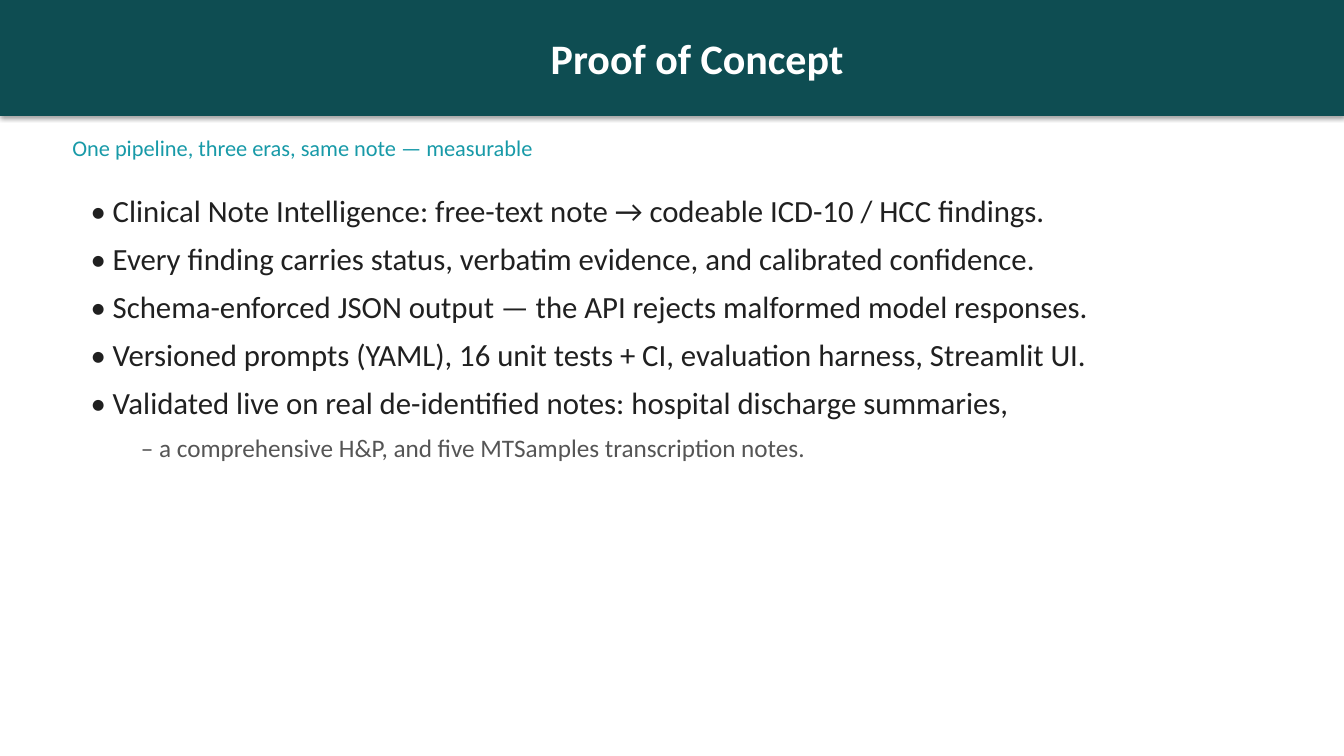
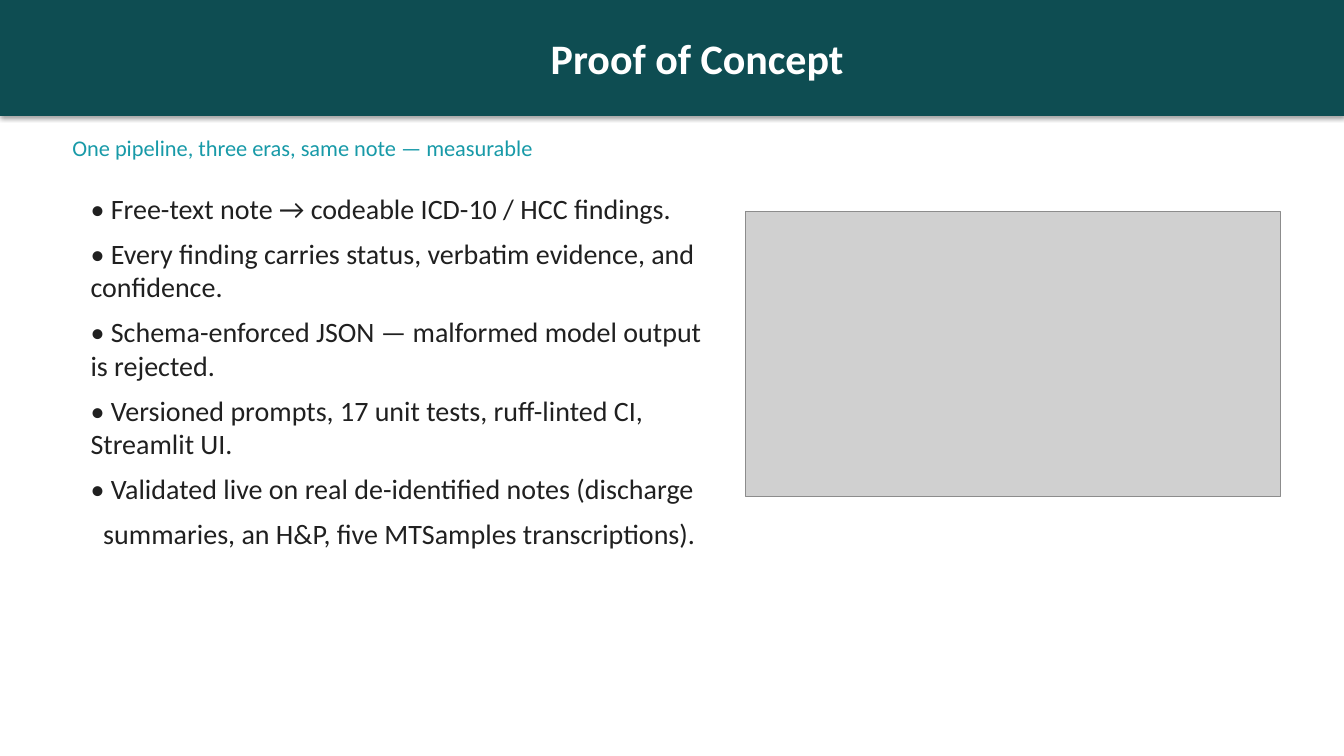
Before and after one commit to akhilg-9/cotiviti-cni-assessment, a slide deck: slide 4 of deliverables/slides.pptx. Drawn at 1344x756 pixels with LibreOffice and Linux fonts; fonts in the diff are those of the drawing; grey boxes stand for pictures. Boxes give left, top, right and bottom in pixels: in the first picture for what was removed or moved away, otherwise in the second. Text is boxed around its words. In the diff, an @@ line names an element or a change of style, - is before the commit and + after.

```diff
--- a/deliverables/slides.pptx
+++ b/deliverables/slides.pptx
@@ text at [91, 199, 701, 549]: text changed; size 22 to 20 pt @@
-• Clinical Note Intelligence: free-text note → codeable ICD-10 / HCC findings.
-• Every finding carries status, verbatim evidence, and calibrated confidence.
-• Schema-enforced JSON output — the API rejects malformed model responses.
-• Versioned prompts (YAML), 16 unit tests + CI, evaluation harness, Streamlit UI.
-• Validated live on real de-identified notes: hospital discharge summaries,
-  – a comprehensive H&P, and five MTSamples transcription notes.
+• Free-text note → codeable ICD-10 / HCC findings.
+• Every finding carries status, verbatim evidence, and confidence.
+• Schema-enforced JSON — malformed model output is rejected.
+• Versioned prompts, 17 unit tests, ruff-linted CI, Streamlit UI.
+• Validated live on real de-identified notes (discharge
+summaries, an H&P, five MTSamples transcriptions).
@@ picture added at [746, 212, 1280, 497] @@
```
Also in this commit, not shown: 2 other slides changed, 1 slide added, 1 other file.
